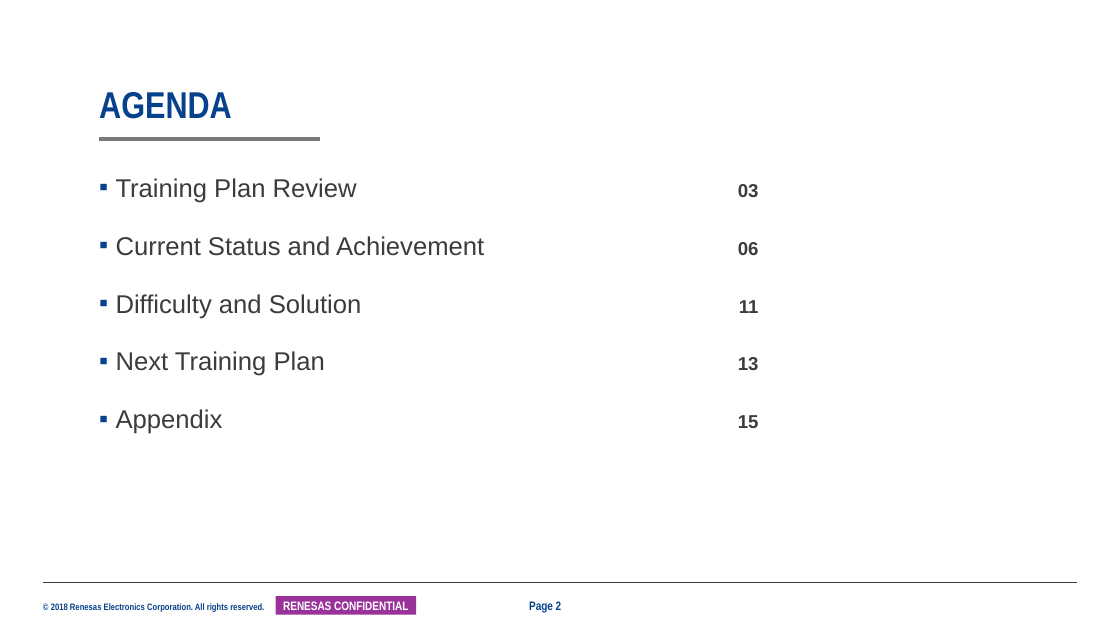
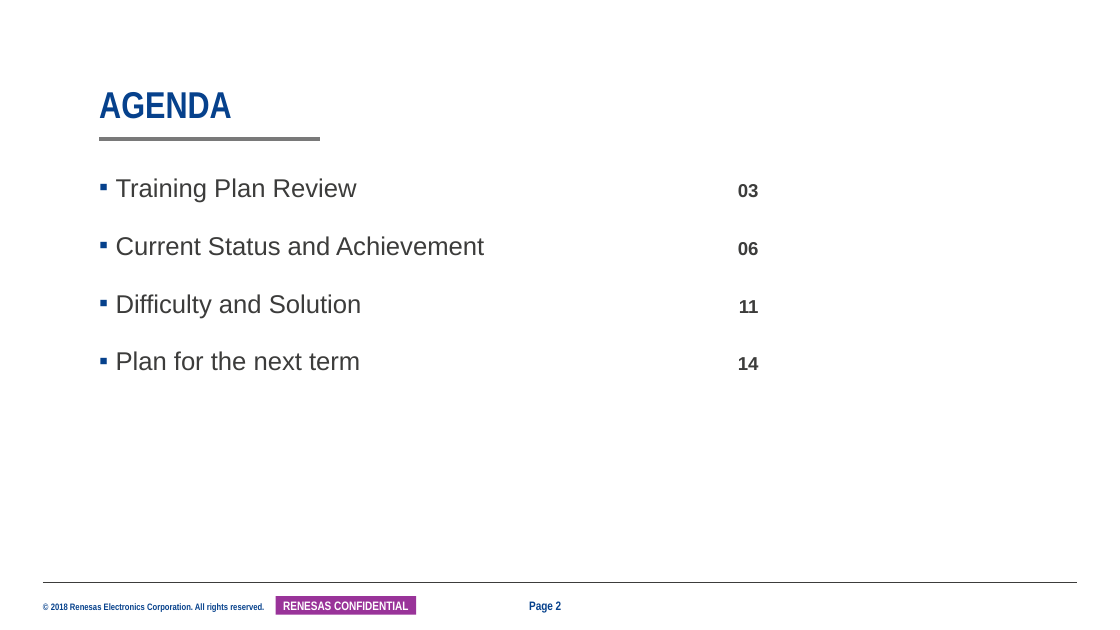
Before and after one commit to NhamXuanTung/LSICommonKnowledge, a slide deck: slide 2 of 25G_Mentor_Mentee_Mid-term_TungNham_1960.pptx. Drawn at 1120x630 pixels with LibreOffice and Linux fonts; fonts in the diff are those of the drawing; background and template pictures are left out. Boxes give left, top, right and bottom in pixels: in the first picture for what was removed or moved away, otherwise in the second. Text is boxed around its words. In the diff, an @@ line names an element or a change of style, - is before the commit and + after.

```diff
--- a/25G_Mentor_Mentee_Mid-term_TungNham_1960.pptx
+++ b/25G_Mentor_Mentee_Mid-term_TungNham_1960.pptx
@@ text at (x1=116, y1=351, x2=759, y2=371): text changed @@
-▪ Next Training Plan 13
-▪ Appendix 15
+▪ Plan for the next term 14
```
Also in this commit, not shown: 10 other slides changed, 2 slides added, 3 slides removed.
